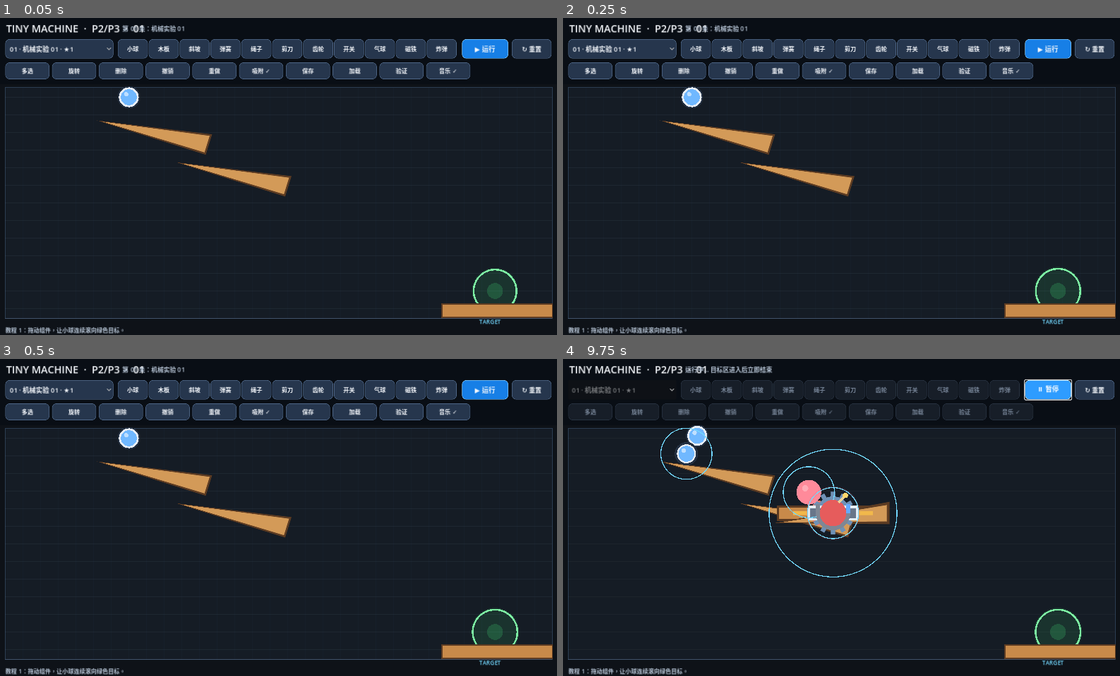
Above: before the commit, frames 1-4 (two rows, left to right).
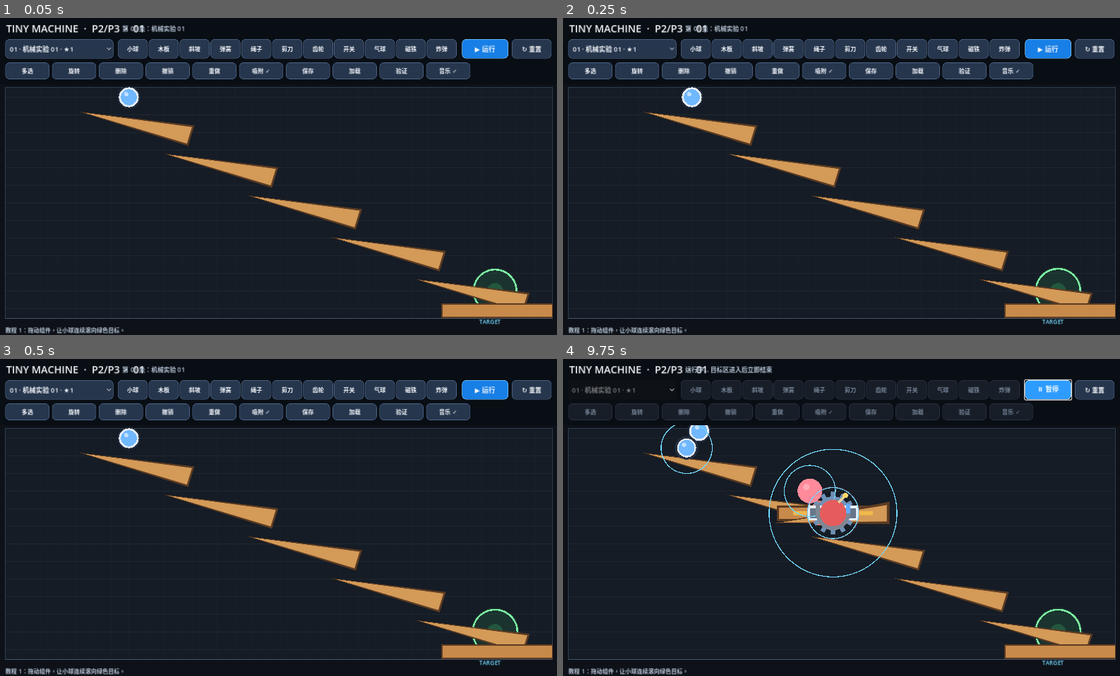
Above: after the commit, the same moments.

Repository: passwall787-del/tiny-machine
Game: Godot game, scene res://main.tscn
Two runs of this game, one before a commit and one after it. Both use one fixed random seed, a clock stepped at 60 frames per second and the inputs below.
Inputs:
- Up to frame 1 (0.05 s): no input
- Up to frame 2 (0.25 s): no input
- Up to frame 3 (0.5 s): no input
- Up to frame 4 (9.75 s): click "01 · 机械实验 01 · ★1" at 0.5 s; click "小球" at 1.25 s; click "木板" at 2 s; click "斜坡" at 2.75 s; click "弹簧" at 3.5 s; click "绳子" at 4.25 s; click "剪刀" at 5 s; click "齿轮" at 5.75 s; click "开关" at 6.5 s; click "气球" at 7.25 s; click "磁铁" at 8 s; click "炸弹" at 8.75 s; click "▶ 运行" at 9.5 s

The runs differ from the first frame. In frame 1, 3.8% of the frame differs, in the area x 14-96%, y 29-90%; in frame 2, 3.8%; in frame 3, 3.8%; in frame 4, 3.8%, in the area x 14-96%, y 20-90%.

Commit message:
fix: make every official default layout use a complete five-ramp path

Diff:
--- a/level_data.gd
+++ b/level_data.gd
@@ -26,16 +26,15 @@
     for item in raw_pieces:
         if item is Dictionary:
             level.pieces.append({"type":str(item.get("type","")),"x":float(item.get("x",0)),"y":float(item.get("y",0)),"r":float(item.get("r",0))})
-    if level.pieces.is_empty():
-        level.generate_pattern()
+    if level.pieces.is_empty(): level.generate_pattern()
     return level
 
 func generate_pattern() -> void:
     pieces.clear()
     pieces.append({"type":"ball","x":300.0,"y":180.0,"r":0.0})
-    var count: int = clampi(slope_count, 2, 5)
+    var count: int = 5
     for i in range(count):
-        pieces.append({"type":"slope","x":360.0 + i * 180.0,"y":250.0 + i * 95.0,"r":0.30})
+        pieces.append({"type":"slope","x":320.0 + i * 190.0,"y":230.0 + i * 95.0,"r":0.30})
     pieces.append({"type":"board","x":1135.0,"y":665.0,"r":0.0})
     match pattern:
         "step":
@@ -66,8 +65,7 @@
 
 func to_dict() -> Dictionary:
     var out: Dictionary = {"id":id,"title":title,"difficulty":difficulty,"tutorial":tutorial,"pattern":pattern,"slope_count":slope_count,"goal":{"x":goal_position.x,"y":goal_position.y,"radius":goal_radius},"pieces":[]}
-    for p in pieces:
-        out["pieces"].append(p.duplicate(true))
+    for p in pieces: out["pieces"].append(p.duplicate(true))
     return out
 
 func duplicate_level() -> LevelData:
